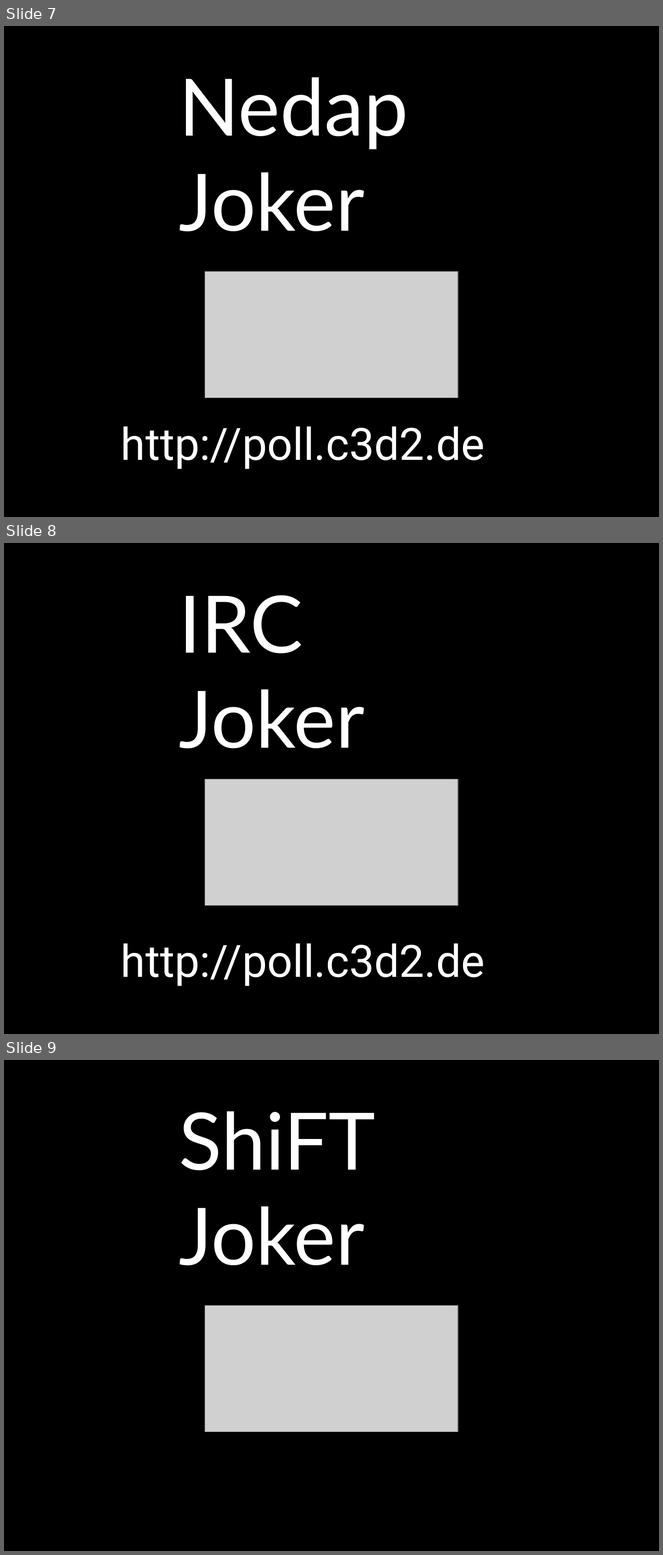
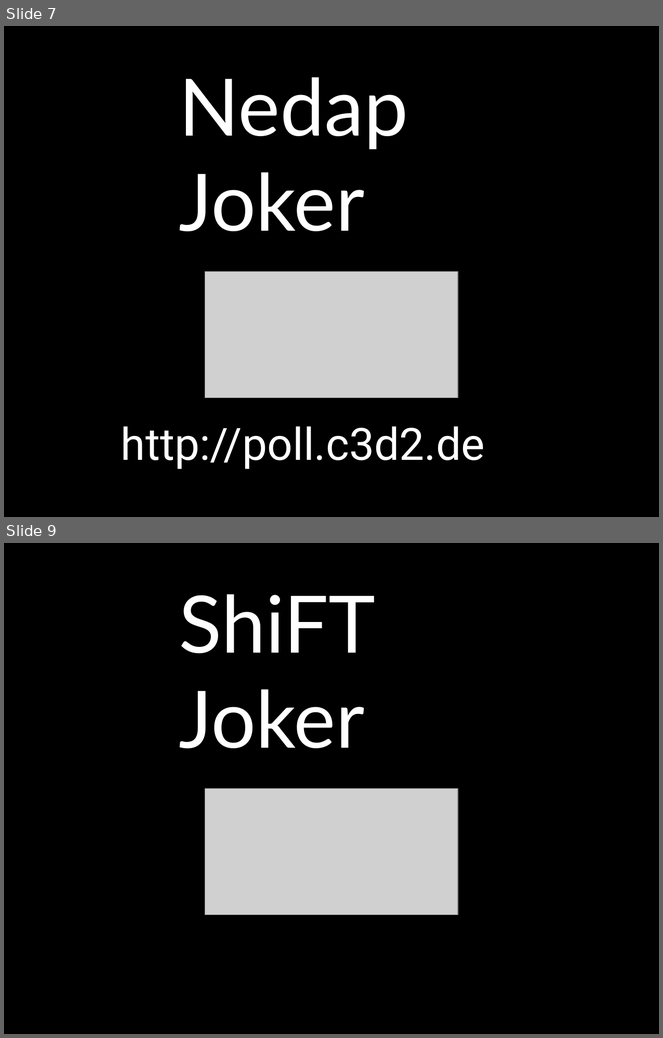
Before and after one commit to c3d2/pentanews-quiz, a slide deck: data.27c3/intro.odp. Shown one above the other, each under a label of ours: slides 7, 8 and 9 before the commit, slides 7 and 9 after it; the slides between them are not shown. The pictures are 663x1555 and 663x1038 pixels, drawn with LibreOffice and Linux fonts; fonts in the diff are those of the drawing; grey boxes stand for pictures. Boxes give left, top, right and bottom in pixels: in the first picture for what was removed or moved away, otherwise in the second. Text is boxed around its words. In the diff, an @@ line names an element or a change of style, - is before the commit and + after.

```diff
--- a/data.27c3/intro.odp
+++ b/data.27c3/intro.odp
@@ slide 8 removed at (4, 543, 659, 1034), background #000000 @@
@@ text removed at (179, 595, 365, 749) @@
-IRC
-Joker
@@ picture removed at (206, 780, 458, 906) @@
@@ text removed at (121, 943, 485, 987) @@
-http://poll.c3d2.de
```
Also in this commit, not shown: 1 slide added.
